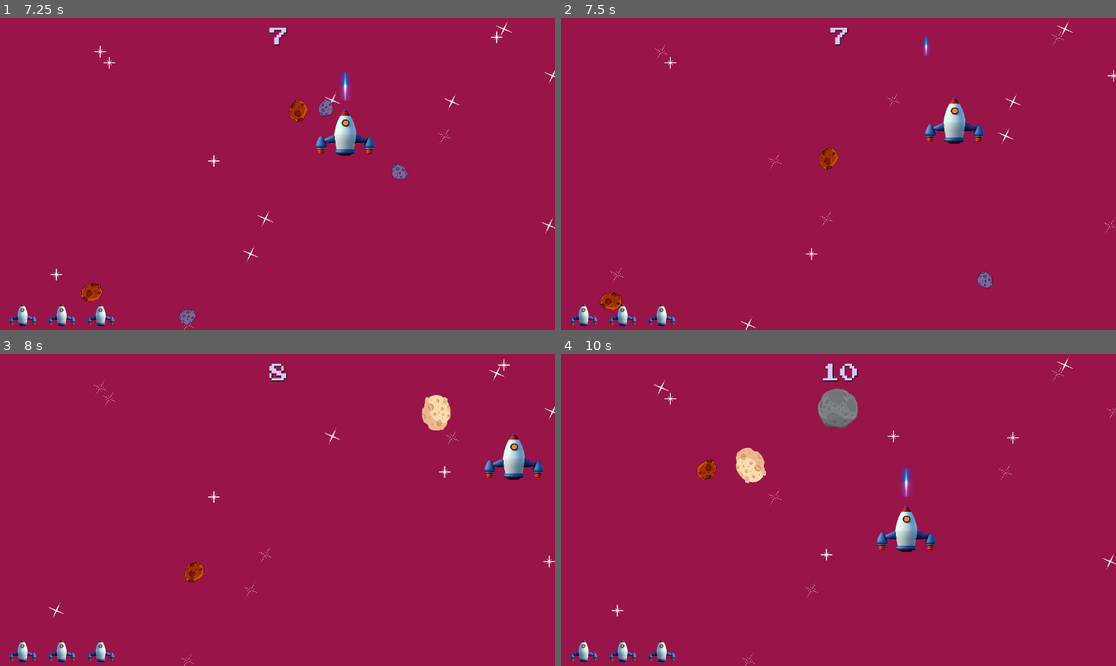
Above: before the commit, frames 1-4 (two rows, left to right).
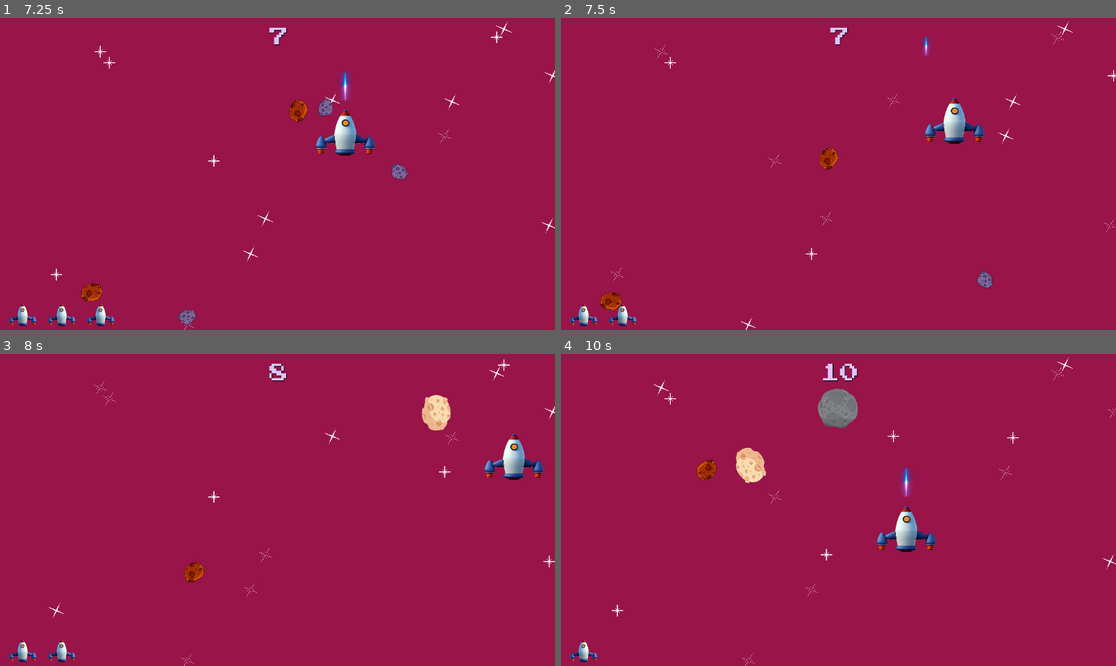
Above: after the commit, the same moments.

Repository: Alaa-Khaled210/Meteors-War
Game: Godot game, scene res://scense/level.tscn
Two runs of this game, one before a commit and one after it. Both use one fixed random seed, a clock stepped at 60 frames per second and the inputs below. Sound files missing from this copy of the repository are replaced by a short silence.
Inputs:
- Up to frame 1 (7.25 s): hold Right (right) 0.53-1.28 s; hold Space (Shoot) 0.53-1.28 s; hold Down (down) 1.28-2.03 s; tap Space (Shoot) every 1.5 s from 1.35 to 5.85 s; hold Right (right) 2.03-2.78 s; hold Space (Shoot) 2.03-2.78 s; hold Up (up) 2.78-3.53 s; hold Space (Shoot) 3.53-4.28 s; hold Left (left) 3.53-5.03 s; hold Down (down) 5.03-5.78 s; hold Space (Shoot) 5.03-5.78 s; hold Right (right) 5.78-6.53 s; hold Up (up) from 6.53 s (still down); hold Space (Shoot) from 6.53 s (still down)
- Up to frame 2 (7.5 s): release Up (up) at 7.28 s; release Space (Shoot) at 7.28 s; hold Right (right) from 7.28 s (still down); tap Space (Shoot) at 7.35 s
- Up to frame 3 (8 s): keep holding Right (right)
- Up to frame 4 (10 s): release Right (right) at 8.03 s; hold Down (down) 8.03-8.78 s; hold Space (Shoot) 8.03-8.78 s; hold Left (left) 8.78-9.53 s; tap Space (Shoot) at 8.85 s; hold Up (up) from 9.53 s (still down); hold Space (Shoot) from 9.53 s (still down)

Frame 1 is identical in both runs. In frame 2, 0.2% of the frame differs, in the area x 15-21%, y 91-99%; in frame 3, 0.2%; in frame 4, 0.3%, in the area x 8-21%, y 91-99%.

Commit message:
Audio for explosion

Diff:
--- a/scense/game_over.tscn
+++ b/scense/game_over.tscn
@@ -49,7 +49,7 @@
 theme_override_colors/font_shadow_color = Color(0, 0, 0, 1)
 theme_override_fonts/font = ExtResource("1_jic06")
 theme_override_font_sizes/font_size = 25
-text = "Score :"
+text = "Live Score :"
 horizontal_alignment = 1
 
 [node name="MarginContainer" type="MarginContainer" parent="."]
--- a/scense/meteor.gd
+++ b/scense/meteor.gd
@@ -28,6 +28,12 @@
 	collision.emit()
 
 
+
 func _on_area_entered(area: Area2D) -> void:
+
 	area.queue_free()
+	$explosion.play()
+	$Sprite2D.hide()
+
+func _on_explosion_finished() -> void:
 	queue_free()
--- a/scense/meteor.tscn
+++ b/scense/meteor.tscn
@@ -1,7 +1,8 @@
-[gd_scene load_steps=4 format=3 uid="uid://bdglol011gwkx"]
+[gd_scene load_steps=5 format=3 uid="uid://bdglol011gwkx"]
 
 [ext_resource type="Script" uid="uid://1a5offfrsl60" path="res://scense/meteor.gd" id="1_7bn03"]
 [ext_resource type="Texture2D" uid="uid://dh8usyuwvff3k" path="res://Graphic/meterors/1.png" id="1_jlb5q"]
+[ext_resource type="AudioStream" uid="uid://bxyd0li5us4u1" path="res://Audio/explosion.wav" id="3_ndw1r"]
 
 [sub_resource type="CircleShape2D" id="CircleShape2D_jlb5q"]
 radius = 39.3192
@@ -20,5 +21,9 @@
 position = Vector2(385, 234)
 shape = SubResource("CircleShape2D_jlb5q")
 
+[node name="explosion" type="AudioStreamPlayer2D" parent="."]
+stream = ExtResource("3_ndw1r")
+
 [connection signal="area_entered" from="." to="." method="_on_area_entered"]
 [connection signal="body_entered" from="." to="." method="_on_body_entered"]
+[connection signal="finished" from="explosion" to="." method="_on_explosion_finished"]
Not shown, added: Audio/explosion.wav.import
Not shown, added: Audio/explosion.wav
